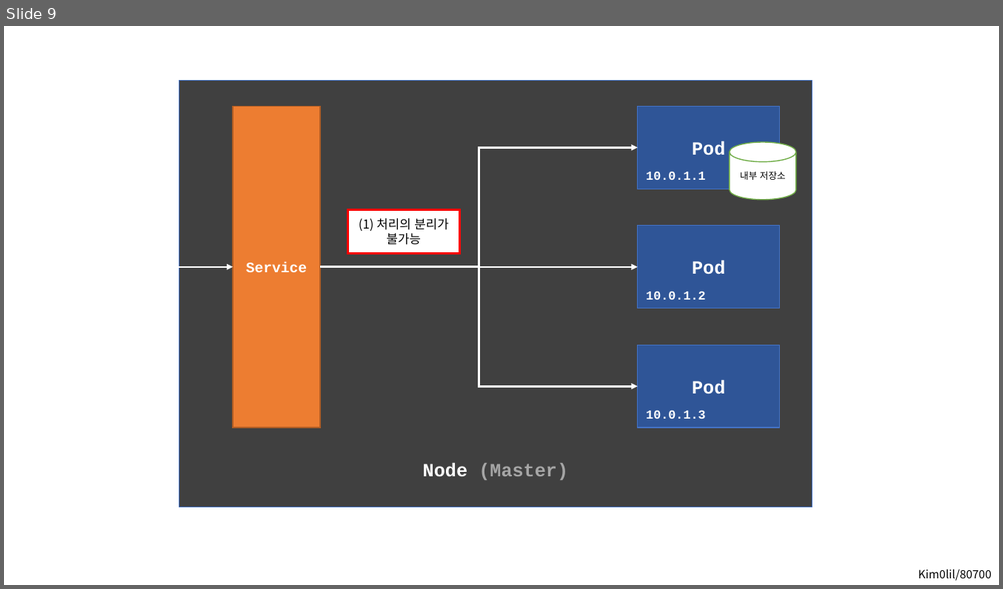
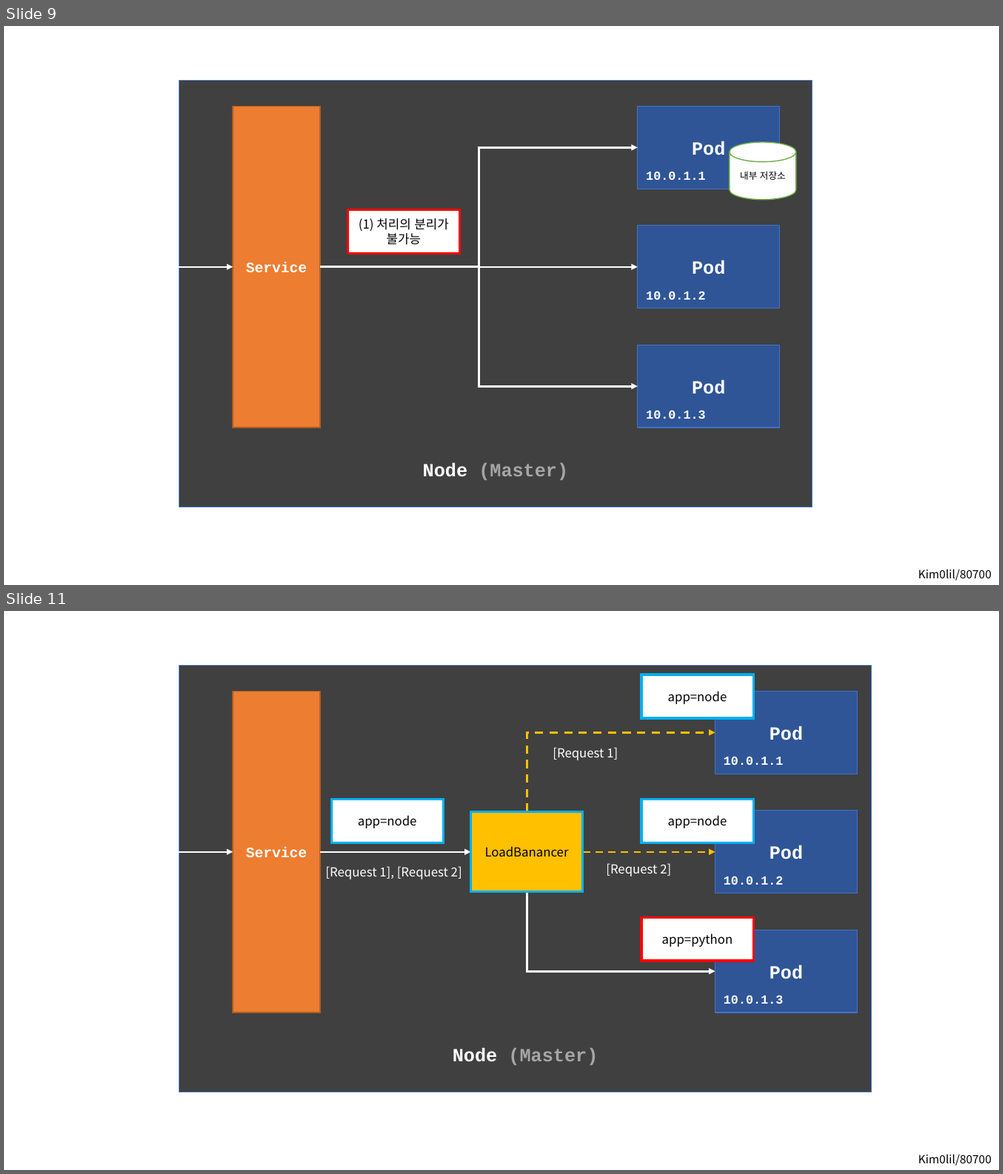
Before and after one commit to kim0lil/80700, a slide deck: assets/images.pptx. Shown one above the other, each under a label of ours: slide 9 before the commit, slides 9 and 11 after it; the slides between them are not shown. The pictures are 1003x589 and 1003x1174 pixels, drawn with LibreOffice and Linux fonts; fonts in the diff are those of the drawing. Boxes give left, top, right and bottom in pixels: in the first picture for what was removed or moved away, otherwise in the second. Text is boxed around its words. In the diff, an @@ line names an element or a change of style, - is before the commit and + after.

```diff
--- a/assets/images.pptx
+++ b/assets/images.pptx
@@ slide 11 added at [4,611,999,1170], background #FFFFFF @@
@@ group added at [178,666,872,1092]: 10 rectangles, 6 texts, 3 arrows, 2 elbow arrows @@
+Node (Master)
+Pod
+10.0.1.1
+Pod
+10.0.1.2
+Pod
+10.0.1.3
+Service
+app=node
+app=node
+app=node
+app=python
+LoadBanancer
+[Request 1]
+[Request 2]
+[Request 1], [Request 2]
@@ text added at [918,1154,991,1166], 11 pt, text #000000 @@
+Kim0lil/80700
```
Also in this commit, not shown: 3 other slides added, 9 other files.
